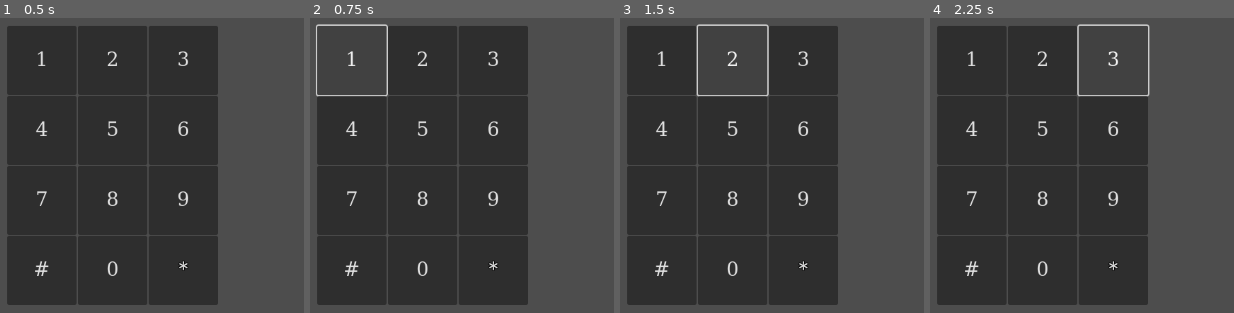
Above: before the commit, frames 1-4 (left to right).
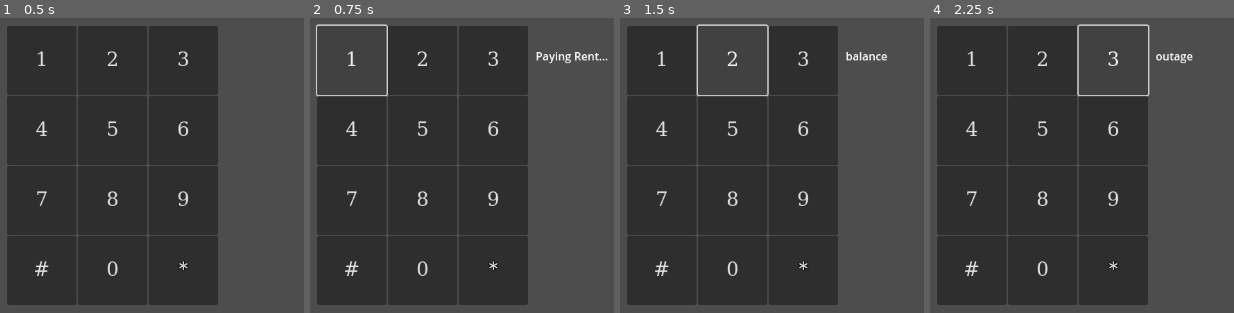
Above: after the commit, the same moments.

Repository: AlexYangCryptids/Botting_Alive
Game: Godot game, scene res://node_2d.tscn
The game is run twice, just before and just after one commit, with the same random seed, the same clock (stepped at 60 frames per second) and the same inputs. Sound files missing from this copy of the repository are replaced by a short silence.
Inputs:
- Up to frame 1 (0.5 s): no input
- Up to frame 2 (0.75 s): click "1" at 0.5 s
- Up to frame 3 (1.5 s): click "2" at 1.25 s
- Up to frame 4 (2.25 s): click "3" at 2 s

Frame 1 is identical in both runs. In frame 2, 0.4% of the frame differs, in the area x 74-99%, y 11-16%; in frame 3, 0.2%; in frame 4, 0.2%.

Commit message:
adding voice

Diff:
--- a/grid_container.gd
+++ b/grid_container.gd
@@ -1,10 +1,66 @@
-@tool
 extends GridContainer
 
+@onready var audio_player = $AudioStreamPlayer  # Reference to the AudioStreamPlayer
+@onready var info_label = get_node('../Label')
+var sound_queue = []  # List to hold the queue of sounds
+
+
 func _ready():
+	# first customized that size
 	var font_size = 24  # Desired font size
 
 	for button in self.get_children():
 		if button is Button:
 			button.set_custom_minimum_size(Vector2(100, 100))
 			# Get the button's default font
+
+	# Connect the finished signal of the AudioStreamPlayer
+	audio_player.connect("finished", Callable(self, "_on_audio_finished"))
+
+	for button in self.get_children():
+		if button is Button:
+			button.connect("pressed", Callable(self, "_on_button_pressed").bind(button))
+			#button.connect("pressed", "_on_button_pressed")
+
+
+func _on_button_pressed(button: Button):
+	var button_text = button.text
+	# Play the default beep sound first
+	queue_next_sound("res://audio/button_beep.wav")  # Replace with your default beep sound path
+
+	# Queue the button-specific sound to be played next
+	match button_text:
+		'1':
+			queue_next_sound("res://audio/pay_rent.mp3")
+			info_label.text = "Paying Rent..."
+		'2':
+			queue_next_sound("res://audio/check_balance.mp3")
+			info_label.text = 'balance'
+		"3":
+			queue_next_sound("res://audio/outage.mp3")
+			info_label.text = 'outage'
+		"9":
+			queue_next_sound("res://audio/help.mp3")
+		_:
+			print('bruh') # No specific sound for unmatched buttons
+
+func queue_next_sound(audio_path: String):
+	sound_queue.append(audio_path)  # Add the sound path to the queue
+	if not audio_player.is_playing():
+		play_next_sound()  # If nothing is currently playing, start playing
+
+func play_next_sound():
+	if sound_queue.size() > 0:
+		var next_sound_path = sound_queue.pop_front()  # Remove the first element and get it
+		play_voice(next_sound_path)
+
+func _on_audio_finished():
+	play_next_sound()  # Play the next sound in the queue when the current one finishes
+
+func play_voice(audio_path: String):
+	var sound = load(audio_path) as AudioStream
+	if sound:
+		audio_player.stream = sound
+		audio_player.play()
+	else:
+		print("Failed to load sound:", audio_path)
--- a/node_2d.tscn
+++ b/node_2d.tscn
@@ -1,8 +1,6 @@
-[gd_scene load_steps=5 format=3 uid="uid://b524s0bjjh1sk"]
+[gd_scene load_steps=3 format=3 uid="uid://b524s0bjjh1sk"]
 
 [ext_resource type="Script" path="res://grid_container.gd" id="1_byxcb"]
-[ext_resource type="Script" path="res://control.gd" id="1_roef2"]
-[ext_resource type="AudioStream" uid="uid://ddwk31xsierph" path="res://button_beep.wav" id="2_f7qx4"]
 [ext_resource type="Theme" uid="uid://7xe3ua6la8hr" path="res://new_theme.tres" id="3_2u571"]
 
 [node name="Node2D" type="Node2D"]
@@ -14,10 +12,17 @@
 offset_top = 56.0
 offset_right = 370.0
 offset_bottom = 302.0
-script = ExtResource("1_roef2")
 
-[node name="AudioStreamPlayer" type="AudioStreamPlayer" parent="Control"]
-stream = ExtResource("2_f7qx4")
+[node name="Label" type="Label" parent="Control"]
+layout_mode = 2
+anchor_left = 0.953
+anchor_top = 0.814
+anchor_right = 0.953
+anchor_bottom = 0.814
+offset_left = 111.058
+offset_top = -168.244
+offset_right = 338.058
+offset_bottom = 128.756
 
 [node name="GridContainer" type="GridContainer" parent="Control"]
 layout_mode = 0
@@ -29,7 +34,10 @@
 columns = 3
 script = ExtResource("1_byxcb")
 
+[node name="AudioStreamPlayer" type="AudioStreamPlayer" parent="Control/GridContainer"]
+
 [node name="Button" type="Button" parent="Control/GridContainer"]
+custom_minimum_size = Vector2(100, 100)
 layout_mode = 2
 size_flags_horizontal = 0
 size_flags_vertical = 0
@@ -37,46 +45,57 @@
 text = "1"
 
 [node name="Button2" type="Button" parent="Control/GridContainer"]
+custom_minimum_size = Vector2(100, 100)
 layout_mode = 2
 text = "2"
 
 [node name="Button3" type="Button" parent="Control/GridContainer"]
+custom_minimum_size = Vector2(100, 100)
 layout_mode = 2
 text = "3"
 
 [node name="Button4" type="Button" parent="Control/GridContainer"]
+custom_minimum_size = Vector2(100, 100)
 layout_mode = 2
 text = "4"
 
 [node name="Button5" type="Button" parent="Control/GridContainer"]
+custom_minimum_size = Vector2(100, 100)
 layout_mode = 2
 text = "5"
 
 [node name="Button6" type="Button" parent="Control/GridContainer"]
+custom_minimum_size = Vector2(100, 100)
 layout_mode = 2
 text = "6"
 
 [node name="Button7" type="Button" parent="Control/GridContainer"]
+custom_minimum_size = Vector2(100, 100)
 layout_mode = 2
 text = "7"
 
 [node name="Button8" type="Button" parent="Control/GridContainer"]
+custom_minimum_size = Vector2(100, 100)
 layout_mode = 2
 text = "8"
 
 [node name="Button9" type="Button" parent="Control/GridContainer"]
+custom_minimum_size = Vector2(100, 100)
 layout_mode = 2
 text = "9"
 
 [node name="Button10" type="Button" parent="Control/GridContainer"]
+custom_minimum_size = Vector2(100, 100)
 layout_mode = 2
 text = "#"
 
 [node name="Button11" type="Button" parent="Control/GridContainer"]
+custom_minimum_size = Vector2(100, 100)
 layout_mode = 2
 text = "0"
 
 [node name="Button12" type="Button" parent="Control/GridContainer"]
+custom_minimum_size = Vector2(100, 100)
 layout_mode = 2
 theme_override_constants/outline_size = 4
 theme_override_constants/h_separation = 7
Not shown, changed: audio/button_beep.wav.import
Not shown, added: audio/check_balance.mp3.import
Not shown, added: audio/help.mp3.import
Not shown, added: audio/outage.mp3.import
Not shown, added: audio/pay_rent.mp3.import
Not shown, added: audio/button_beep.wav
Not shown, added: audio/check_balance.mp3
Not shown, added: audio/help.mp3
Not shown, added: audio/outage.mp3
Not shown, added: audio/pay_rent.mp3
